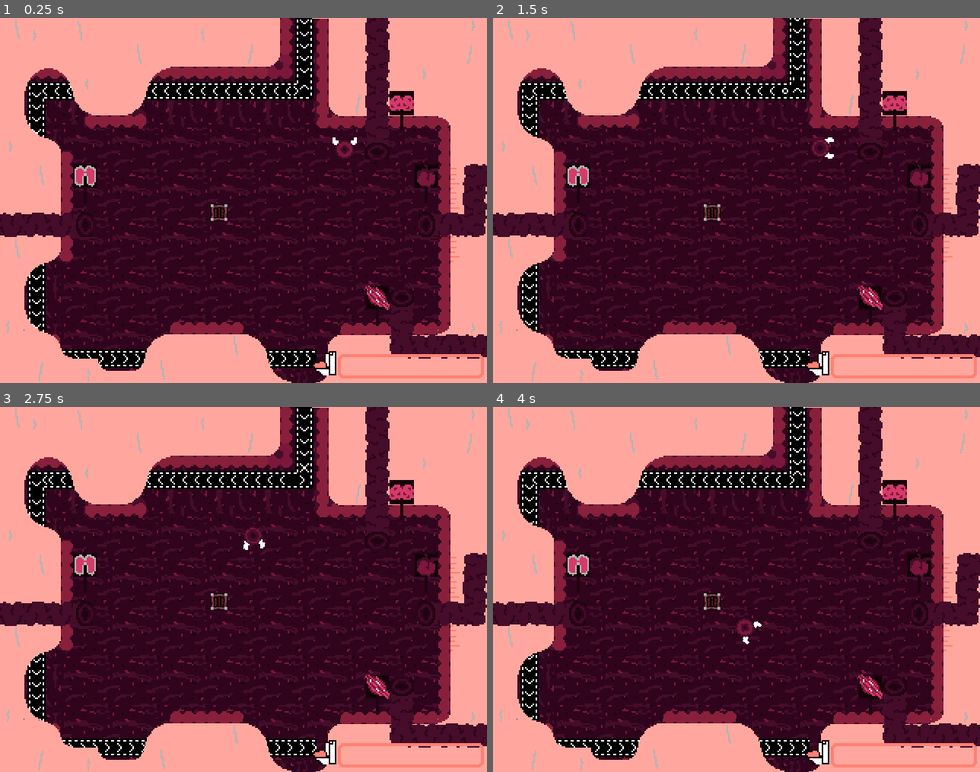
Above: before the commit, frames 1-4 (two rows, left to right).
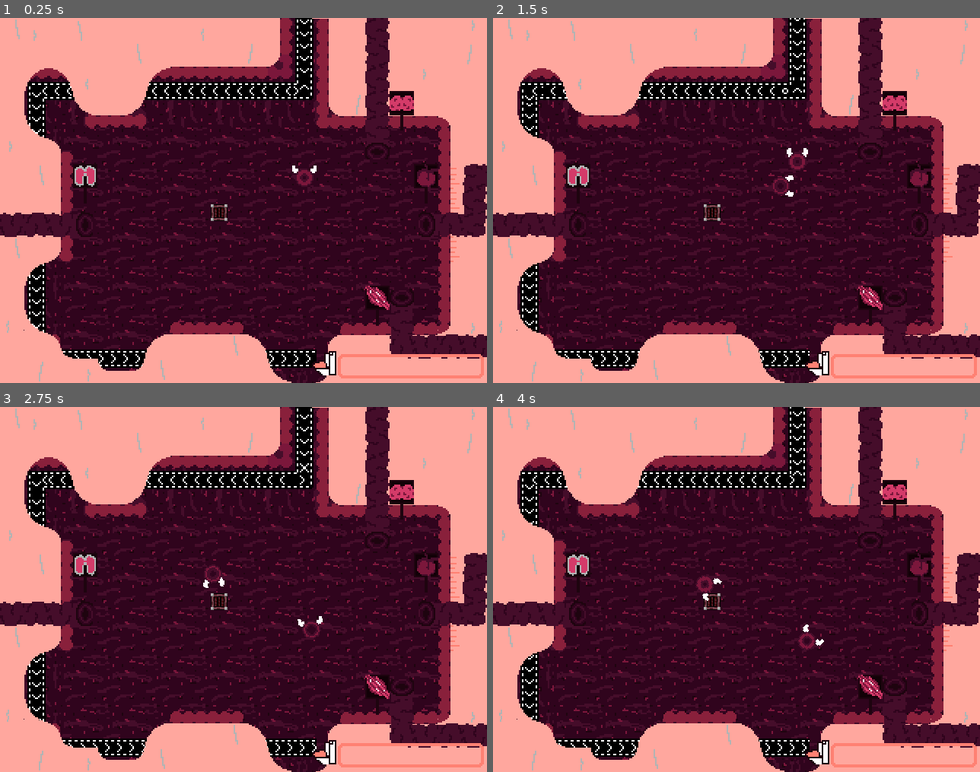
Above: after the commit, the same moments.

Repository: Flipez/arnold
Game: Godot game, scene res://Scenes/MainLevel.tscn
The game is run twice, just before and just after one commit, with the same random seed, the same clock (stepped at 60 frames per second) and the same inputs. Sound files missing from this copy of the repository are replaced by a short silence.
Inputs:
- Up to frame 1 (0.25 s): no input
- Up to frame 2 (1.5 s): tap Enter (ui_accept) at 0.5, 0.77, 1.07 s; hold Right (ui_right) 0.53-1.28 s; hold Shift (ui_select, bound only after the commit) 0.53-1.28 s; tap Space (ui_select, bound only before the commit) at 0.8, 1.35 s; hold Down (ui_down) from 1.28 s (still down)
- Up to frame 3 (2.75 s): tap Enter (ui_accept) at 1.52, 1.82 s; tap S (ui_down_2, bound only after the commit) at 1.55 s; release Down (ui_down) at 2.03 s; hold Right (ui_right) from 2.03 s (still down); hold S (ui_down_2, bound only after the commit) from 2.03 s (still down); tap A (ui_left_2, bound only after the commit) at 2.3 s
- Up to frame 4 (4 s): release Right (ui_right) at 2.78 s; release S (ui_down_2, bound only after the commit) at 2.78 s; hold Up (ui_up) 2.78-3.53 s; tap A (ui_left_2, bound only after the commit) at 2.85 s; tap Enter (ui_accept) at 3.02, 3.32, 3.77 s; tap D (ui_right_2, bound only after the commit) at 3.05 s; hold Left (ui_left) from 3.53 s (still down); hold D (ui_right_2, bound only after the commit) from 3.53 s (still down); tap W (ui_up_2, bound only after the commit) at 3.8 s

The runs differ from the first frame. In frame 1, 0.2% of the frame differs, in the area x 60-74%, y 32-46%; in frame 2, 0.3%; in frame 3, 0.2%; in frame 4, 0.3%, in the area x 41-68%, y 46-67%.

Commit message:
add player_2

Diff:
--- a/Objects/Crate/Crate.tscn
+++ b/Objects/Crate/Crate.tscn
@@ -109,7 +109,6 @@
 scale = Vector2( 0.684664, 0.684664 )
 frames = SubResource( 11 )
 animation = "air"
-frame = 2
 playing = true
 
 [node name="CollectAudioPlayer" type="AudioStreamPlayer" parent="."]
--- a/Scenes/MainLevel.gd
+++ b/Scenes/MainLevel.gd
@@ -3,9 +3,18 @@
 var crate_preload = preload("res://Objects/Crate/Crate.tscn")
 onready var crateTimer = $CrateSpawnerTimer
 onready var shitBar = $Shitbar
+var player_2_joined = false
 
 func _ready():
   crateTimer.start()
+
+func _process(delta):
+  if Input.is_action_pressed("ui_accept") && !player_2_joined:
+    player_2_joined = true
+    var player2 = preload("res://Scenes/Player.tscn").instance()
+    player2.set_name("Player2")
+    player2.set_position(Vector2(200, 100))
+    add_child(player2)
 
 
 func _on_CrateSpawnerTimer_timeout():
--- a/Scenes/MainLevel.tscn
+++ b/Scenes/MainLevel.tscn
@@ -728,7 +728,7 @@
 shape = SubResource( 24 )
 
 [node name="Player" parent="." instance=ExtResource( 2 )]
-position = Vector2( 226.38, 85.5949 )
+position = Vector2( 200, 104 )
 
 [node name="CrateSpawnerTimer" type="Timer" parent="."]
 wait_time = 10.0
--- a/Scenes/Player.gd
+++ b/Scenes/Player.gd
@@ -7,6 +7,7 @@
 var velocity = Vector2.ZERO
 var input_vector = Vector2.ZERO
 var is_holding_crate = false
+var is_player_2 = false
 
 enum {
   MOVE,
@@ -20,7 +21,8 @@
 onready var playerSprite = $AnimatedSprite
 
 func _ready():
-  pass
+  if name == "Player2":
+    is_player_2 = true
 
 func _physics_process(delta):
   set_animation()
@@ -32,10 +34,16 @@
     DIALOG:
       dialog_state()
 
-  if Input.is_action_pressed("ui_select"):
-    interactionArea.disabled = false
+  if is_player_2:
+    if Input.is_action_pressed("ui_select_2"):
+      interactionArea.disabled = false
+    else:
+      interactionArea.disabled = true
   else:
-    interactionArea.disabled = true
+    if Input.is_action_pressed("ui_select"):
+      interactionArea.disabled = false
+    else:
+      interactionArea.disabled = true
 
 
 
@@ -43,10 +51,15 @@
 
 func move_state(delta):
   # set the strength of rotation depending on the users input
-  rotation_degrees += Input.get_action_strength("ui_right") * 2
-  rotation_degrees -= Input.get_action_strength("ui_left") * 2
+  if is_player_2:
+    rotation_degrees += Input.get_action_strength("ui_right_2") * 2
+    rotation_degrees -= Input.get_action_strength("ui_left_2") * 2
+    input_vector.y = Input.get_action_strength("ui_down_2") - Input.get_action_strength("ui_up_2")
+  else:
+    rotation_degrees += Input.get_action_strength("ui_right") * 2
+    rotation_degrees -= Input.get_action_strength("ui_left") * 2
+    input_vector.y = Input.get_action_strength("ui_down") - Input.get_action_strength("ui_up")
 
-  input_vector.y = Input.get_action_strength("ui_down") - Input.get_action_strength("ui_up")
   input_vector = input_vector.normalized()
 
   if input_vector != Vector2.ZERO:
--- a/project.godot
+++ b/project.godot
@@ -45,6 +45,49 @@
 "svg/scale": 1.0
 }
 
+[input]
+
+ui_accept={
+"deadzone": 0.5,
+"events": [ Object(InputEventKey,"resource_local_to_scene":false,"resource_name":"","device":0,"alt":false,"shift":false,"control":false,"meta":false,"command":false,"pressed":false,"scancode":16777221,"unicode":0,"echo":false,"script":null)
+ ]
+}
+ui_select={
+"deadzone": 0.5,
+"events": [ Object(InputEventKey,"resource_local_to_scene":false,"resource_name":"","device":0,"alt":false,"shift":false,"control":false,"meta":false,"command":false,"pressed":false,"scancode":16777237,"unicode":0,"echo":false,"script":null)
+ ]
+}
+ui_cancel={
+"deadzone": 0.5,
+"events": [ Object(InputEventKey,"resource_local_to_scene":false,"resource_name":"","device":0,"alt":false,"shift":false,"control":false,"meta":false,"command":false,"pressed":false,"scancode":16777217,"unicode":0,"echo":false,"script":null)
+ ]
+}
+ui_left_2={
+"deadzone": 0.5,
+"events": [ Object(InputEventKey,"resource_local_to_scene":false,"resource_name":"","device":0,"alt":false,"shift":false,"control":false,"meta":false,"command":false,"pressed":false,"scancode":65,"unicode":0,"echo":false,"script":null)
+ ]
+}
+ui_right_2={
+"deadzone": 0.5,
+"events": [ Object(InputEventKey,"resource_local_to_scene":false,"resource_name":"","device":0,"alt":false,"shift":false,"control":false,"meta":false,"command":false,"pressed":false,"scancode":68,"unicode":0,"echo":false,"script":null)
+ ]
+}
+ui_up_2={
+"deadzone": 0.5,
+"events": [ Object(InputEventKey,"resource_local_to_scene":false,"resource_name":"","device":0,"alt":false,"shift":false,"control":false,"meta":false,"command":false,"pressed":false,"scancode":87,"unicode":0,"echo":false,"script":null)
+ ]
+}
+ui_down_2={
+"deadzone": 0.5,
+"events": [ Object(InputEventKey,"resource_local_to_scene":false,"resource_name":"","device":0,"alt":false,"shift":false,"control":false,"meta":false,"command":false,"pressed":false,"scancode":83,"unicode":0,"echo":false,"script":null)
+ ]
+}
+ui_select_2={
+"deadzone": 0.5,
+"events": [ Object(InputEventKey,"resource_local_to_scene":false,"resource_name":"","device":0,"alt":false,"shift":false,"control":false,"meta":false,"command":false,"pressed":false,"scancode":32,"unicode":0,"echo":false,"script":null)
+ ]
+}
+
 [physics]
 
 common/enable_pause_aware_picking=true
